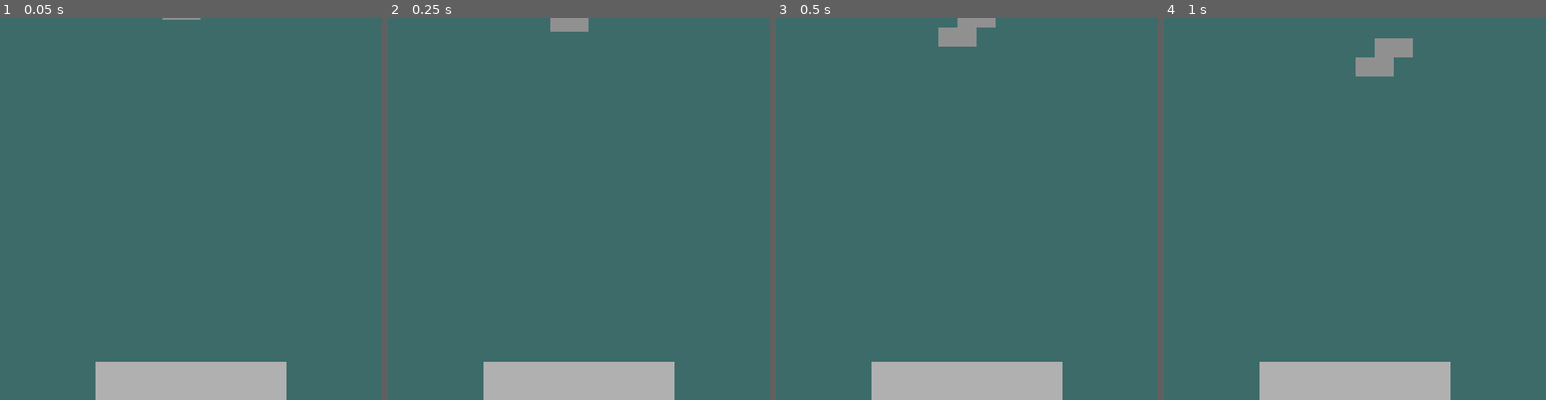
Above: before the commit, frames 1-4 (left to right).
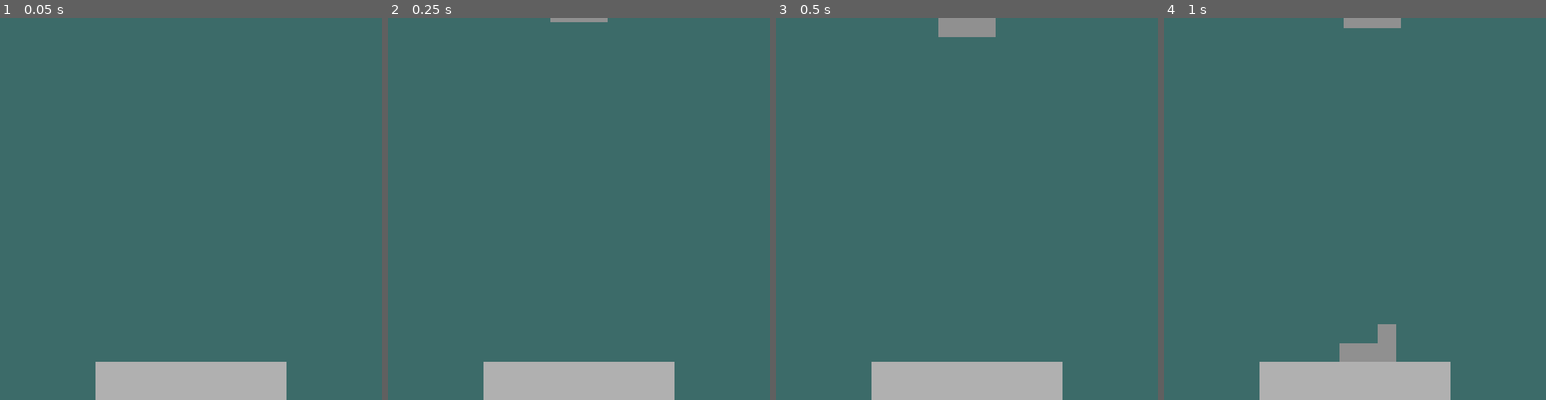
Above: after the commit, the same moments.

Repository: alexmcgowan112/Getris
Game: Godot game, scene res://Scenes/MainScene.tscn
Two runs of this game, one before a commit and one after it. Both use one fixed random seed, a clock stepped at 60 frames per second and the inputs below.
Inputs:
- Up to frame 1 (0.05 s): no input
- Up to frame 2 (0.25 s): no input
- Up to frame 3 (0.5 s): no input
- Up to frame 4 (1 s): hold Right (right) from 0.53 s (still down); tap Space (drop) at 0.6 s

The runs differ from the first frame. In frame 1, less than 0.1% of the frame differs, in the area x 42-53%, y 0-1%; in frame 2, 0.3%; in frame 3, 0.5%; in frame 4, 2.4%, in the area x 45-66%, y 0-90%.

Commit message:
Working movement, rotation, and piece spawning

Diff:
--- a/Scenes/MainScene.tscn
+++ b/Scenes/MainScene.tscn
@@ -1,6 +1,5 @@
-[gd_scene load_steps=5 format=2]
+[gd_scene load_steps=4 format=2]
 
-[ext_resource path="res://Scenes/Piece.tscn" type="PackedScene" id=2]
 [ext_resource path="res://Scripts/GameManager.gd" type="Script" id=3]
 
 [sub_resource type="PhysicsMaterial" id=1]
@@ -31,6 +30,3 @@
 limit_bottom = 64
 
 [node name="Pieces" type="Node" parent="."]
-
-[node name="Piece" parent="Pieces" instance=ExtResource( 2 )]
-position = Vector2( 0, -608 )
--- a/Scenes/Piece.tscn
+++ b/Scenes/Piece.tscn
@@ -15,9 +15,11 @@
 script = ExtResource( 1 )
 
 [node name="Collider" type="CollisionPolygon2D" parent="."]
+scale = Vector2( 0.99, 0.99 )
 polygon = PoolVector2Array( -32, -32, 32, -32, 32, 32, -32, 32 )
 
 [node name="Polygon" type="Polygon2D" parent="."]
+scale = Vector2( 0.99, 0.99 )
 color = Color( 0.568627, 0.568627, 0.568627, 1 )
 invert_border = 10.0
 polygon = PoolVector2Array( -32, 32, -32, -32, 32, -32, 32, 32 )
--- a/Scripts/GameManager.gd
+++ b/Scripts/GameManager.gd
@@ -15,11 +15,14 @@
 	for _i in range(7):
 		pieceSequence.append(random.randi_range(0,6))
 
+	next_piece()
+
 func next_piece():
 	var piece = pieceScene.instance(random.randi_range(0,6))
 	get_node("Pieces").add_child(piece)
 	piece.global_transform.origin = Vector2(0,-608)
-	pieces.append(piece)
+
+	var _a = piece.connect("piece_placed", self, "next_piece")
 
 	# if numPieces % 7 == 6:
 	# 	var tempSequence : Array
--- a/Scripts/Piece.gd
+++ b/Scripts/Piece.gd
@@ -1,8 +1,9 @@
 extends RigidBody2D
 
 
+signal piece_placed
+
 var random = RandomNumberGenerator.new()
-
 
 var polygon
 onready var sprite : Node = get_node("Polygon")
@@ -25,11 +26,12 @@
 		collider.set_polygon(polygon)
 	linear_velocity.y = fall_speed
 	gravity_scale = 0
+	add_to_group("Pieces")
 
 func _init(shape = -1):
 	random.randomize()
 	if shape == -1:
-		shape = random.randi_range(5,6)
+		shape = random.randi_range(0,6)
 
 	var vertices
 	match shape:
@@ -71,10 +73,10 @@
 		collider.set_polygon(polygon)
 
 
-func _physics_process(_delta):
+func _integrate_forces(state):
 	if falling:
-		#if Input.is_action_just_pressed("drop"):
-			#movement.y = 600
+		if Input.is_action_just_pressed("drop"):
+			drop(state)
 		if Input.is_action_pressed("down"):
 			if linear_velocity.y != drop_speed:
 				linear_velocity.y = drop_speed
@@ -84,43 +86,60 @@
 
 
 		if moveDirection == 0:
-			if Input.is_action_pressed("left"):
+			if Input.is_action_just_pressed("shove_left"):
+				moveDirection = -2
+			elif Input.is_action_pressed("left"):
 				moveDirection = -1
+			if Input.is_action_just_pressed("shove_right"):
+				moveDirection = 2
+			elif Input.is_action_pressed("right"):
+				moveDirection = 1
+			if moveDirection != 0:
 				frameNumMove = -3
-			if Input.is_action_pressed("right"):
-				moveDirection = 1
-				frameNumMove = -3
-
+		elif frameNumMove < 4:
+			var moveAmount : int = (4-abs(frameNumMove)) * moveDirection
+			if test_motion(Vector2(moveAmount,0),false):
+				while test_motion(Vector2(moveAmount,0),false):
+					moveAmount -= moveAmount/abs(moveAmount)
+				collide(null)
+			state.transform.origin.x += moveAmount
+			frameNumMove+=1
 		else:
-			if moveDirection == -1:
-				linear_velocity.x = -(4-abs(frameNumMove))*64.11
-			else:
-				linear_velocity.x = (4-abs(frameNumMove))*64.11
-			frameNumMove+=1
-			if frameNumMove >= 4:
+			if frameNumMove >= 8:
 				moveDirection = 0
-				linear_velocity.x = 0
-				position.x = round(position.x)
+			frameNumMove += 1
 
 		if spinDirection == 0:
 			if Input.is_action_pressed("rotate_left"):
 				spinDirection = -1
-				frameNumSpin = -9
+				frameNumSpin = -4
 			if Input.is_action_pressed("rotate_right"):
 				spinDirection = 1
-				frameNumSpin = -9
+				frameNumSpin = -4
+		elif frameNumSpin < 5:
+			state.angular_velocity = spinDirection * (5-abs(frameNumSpin)) * 3.834
+			frameNumSpin += 1
 		else:
-			if spinDirection == -1:
-				angular_velocity = -(10-abs(frameNumSpin))+0.175
-			else:
-				angular_velocity = (10-abs(frameNumSpin))-0.175
+			if state.angular_velocity != 0:
+				state.angular_velocity = 0
+			if frameNumSpin >= 20:
+				spinDirection = 0
+				rotation_degrees = round(rotation_degrees)
 			frameNumSpin += 1
-			if frameNumSpin >= 10:
-				spinDirection = 0
-				angular_velocity = 0
-				rotation_degrees = round(rotation_degrees)
 
 
-func collide(body: Node):
-	gravity_scale = 1.0
-	falling = false
+func collide(_body: Node):
+	if falling:
+		linear_velocity.y = 0
+		linear_velocity.x = moveDirection*abs(moveDirection)*50
+		angular_velocity /= 2
+		gravity_scale = 1.0
+		falling = false
+		emit_signal("piece_placed")
+
+func drop(state):
+	var moveDistance : int = 1000
+	while test_motion(Vector2(0,moveDistance),false):
+		moveDistance-=1
+	state.transform.origin.y += moveDistance
+	state.linear_velocity.y = 0
--- a/project.godot
+++ b/project.godot
@@ -17,6 +17,8 @@
 [debug]
 
 gdscript/warnings/unused_argument=false
+gdscript/warnings/narrowing_conversion=false
+gdscript/warnings/return_value_discarded=false
 
 [display]
 
@@ -47,6 +49,7 @@
 drop={
 "deadzone": 0.5,
 "events": [ Object(InputEventKey,"resource_local_to_scene":false,"resource_name":"","device":0,"alt":false,"shift":false,"control":false,"meta":false,"command":false,"pressed":false,"scancode":32,"unicode":0,"echo":false,"script":null)
+, Object(InputEventKey,"resource_local_to_scene":false,"resource_name":"","device":0,"alt":false,"shift":false,"control":false,"meta":false,"command":false,"pressed":false,"scancode":88,"unicode":0,"echo":false,"script":null)
  ]
 }
 rotate_left={
@@ -61,6 +64,16 @@
 , Object(InputEventKey,"resource_local_to_scene":false,"resource_name":"","device":0,"alt":false,"shift":false,"control":false,"meta":false,"command":false,"pressed":false,"scancode":46,"unicode":0,"echo":false,"script":null)
  ]
 }
+shove_left={
+"deadzone": 0.5,
+"events": [ Object(InputEventKey,"resource_local_to_scene":false,"resource_name":"","device":0,"alt":false,"shift":false,"control":false,"meta":false,"command":false,"pressed":false,"scancode":90,"unicode":0,"echo":false,"script":null)
+ ]
+}
+shove_right={
+"deadzone": 0.5,
+"events": [ Object(InputEventKey,"resource_local_to_scene":false,"resource_name":"","device":0,"alt":false,"shift":false,"control":false,"meta":false,"command":false,"pressed":false,"scancode":67,"unicode":0,"echo":false,"script":null)
+ ]
+}
 
 [physics]
 
